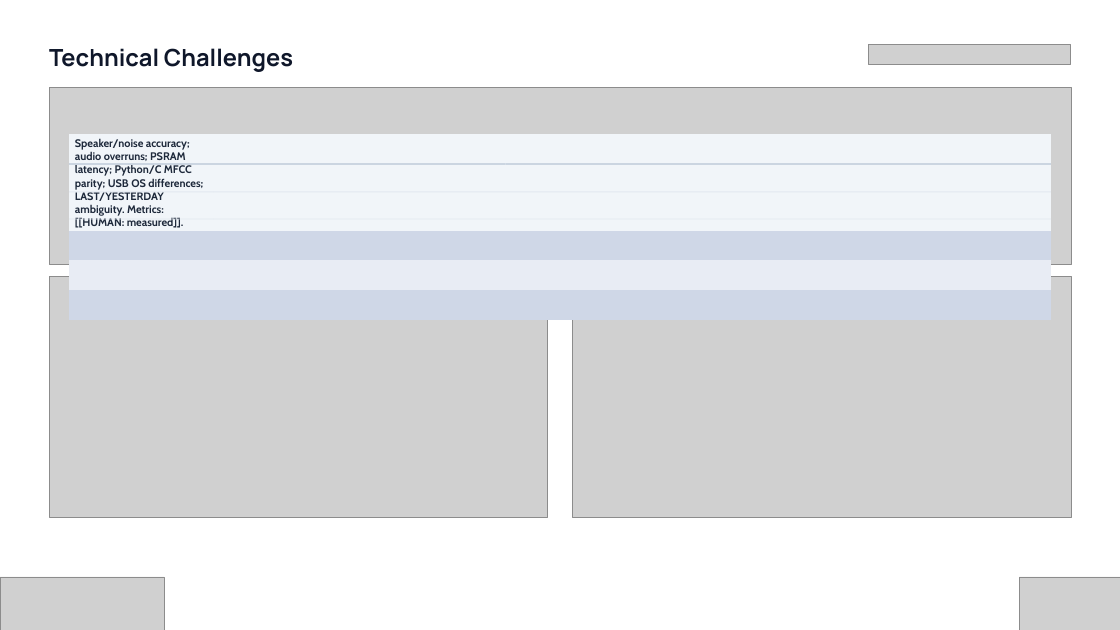
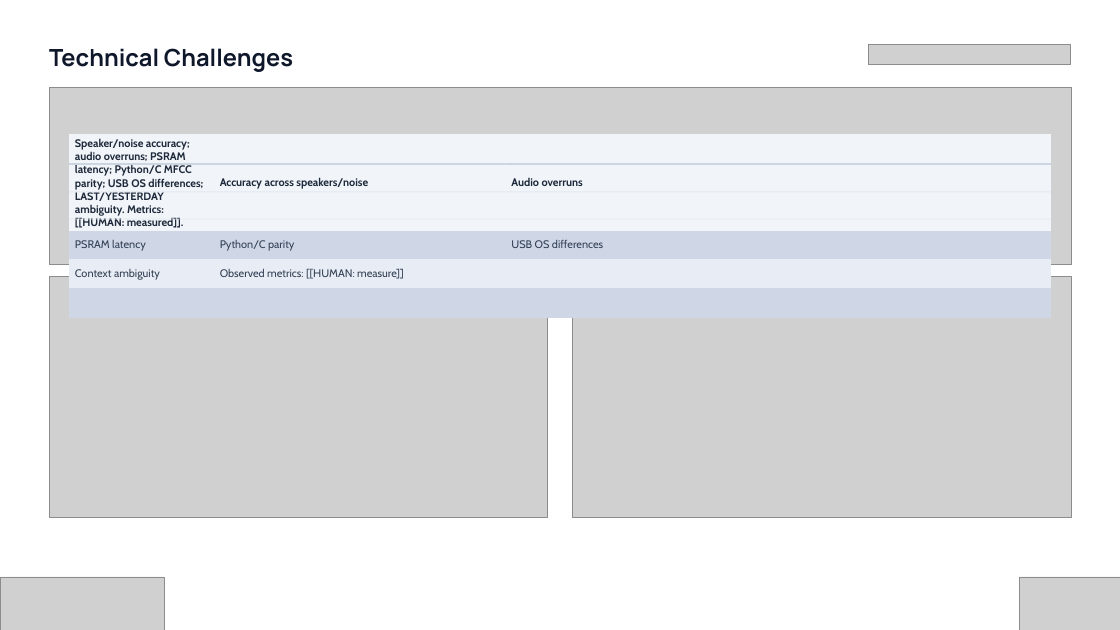
Before and after one commit to codeprabhu/VaaniCore, a slide deck: slide 15 of deck/out/Vishwakarma_Stage2_VaaniCore.pptx. Drawn at 1120x630 pixels with LibreOffice and Linux fonts; fonts in the diff are those of the drawing; grey boxes stand for pictures; background and template pictures are left out. Boxes give left, top, right and bottom in pixels: in the first picture for what was removed or moved away, otherwise in the second. Text is boxed around its words. In the diff, an @@ line names an element or a change of style, - is before the commit and + after.

```diff
--- a/deck/out/Vishwakarma_Stage2_VaaniCore.pptx
+++ b/deck/out/Vishwakarma_Stage2_VaaniCore.pptx
@@ table at <box>69,134,1050,410</box> @@
-row 1: Speaker/noise accuracy; audio overruns; PSRAM latency; Python/C MFCC parity; USB OS differences; LAST/YESTERDAY ambiguity. Metrics: [[HUMAN: measured]]. |  | 
+row 1: Speaker/noise accuracy; audio overruns; PSRAM latency; Python/C MFCC parity; USB OS differences; LAST/YESTERDAY ambiguity. Metrics: [[HUMAN: measured]]. | Accuracy across speakers/noise | Audio overruns
+row 2: PSRAM latency | Python/C parity | USB OS differences
+row 3: Context ambiguity | Observed metrics: [[HUMAN: measure]] | 
-row 3:  |  | 
-row 4:  |  | 
```
Also in this commit, not shown: 16 other slides changed, 2 other files.
